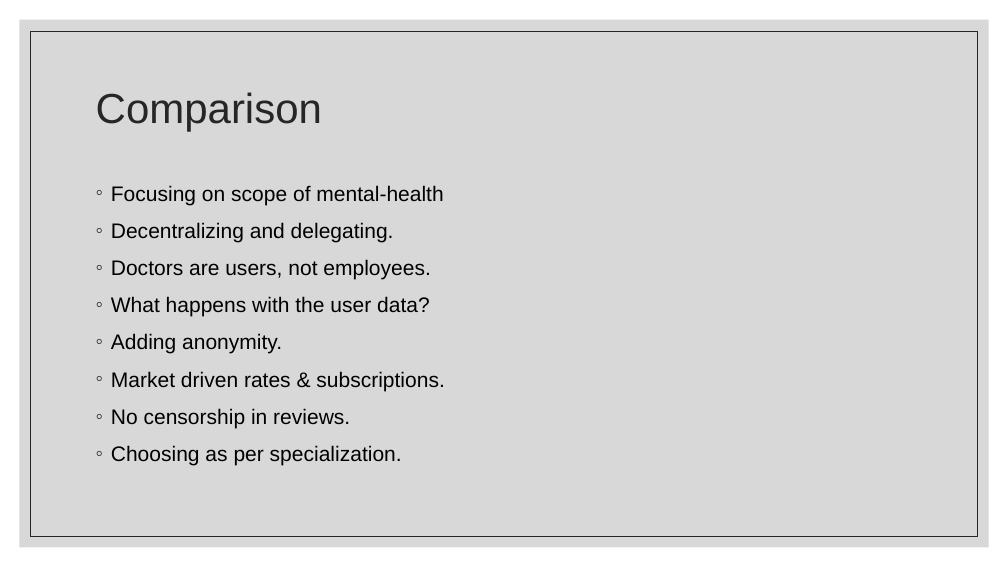
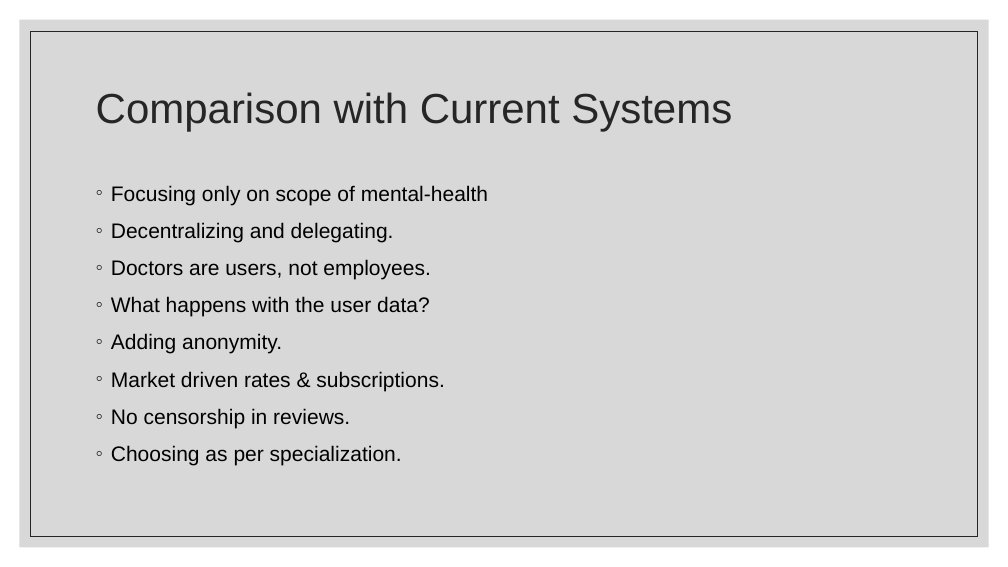
Before and after one commit to 04rookie/dissertationProject, a slide deck: slide 5 of documents/Presentation.pptx. Drawn at 1008x567 pixels with LibreOffice and Linux fonts; fonts in the diff are those of the drawing. Boxes give left, top, right and bottom in pixels: in the first picture for what was removed or moved away, otherwise in the second. Text is boxed around its words. In the diff, an @@ line names an element or a change of style, - is before the commit and + after.

```diff
--- a/documents/Presentation.pptx
+++ b/documents/Presentation.pptx
@@ title at [96,92,732,131]: text changed @@
-Comparison
+Comparison with Current Systems
@@ text at [111,185,488,205]: text changed @@
-◦ Focusing on scope of mental-health
+◦ Focusing only on scope of mental-health
```
Also in this commit, not shown: 1 other slide changed, 2 slides added, 1 slide removed.
